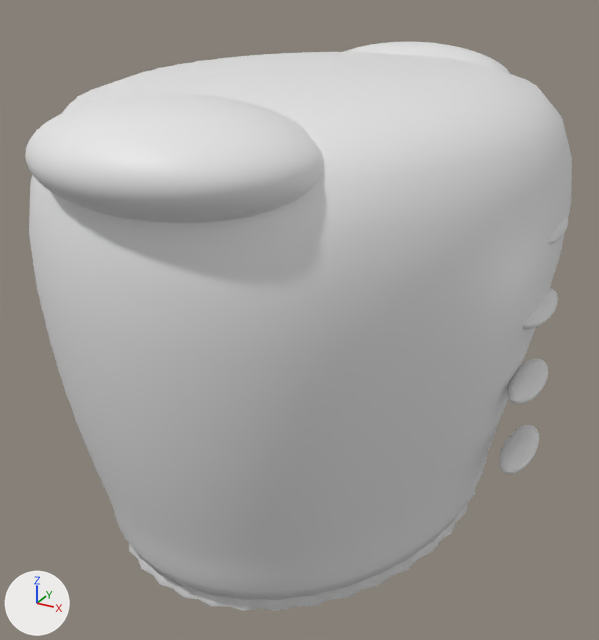
Two versions of the glTF model assets/models/armour_leather_human_heroic.glb, one commit apart.
Camera for both pictures: a camera (50 mm lens) standing at (7.69, -14.47, 31.72) and looking at (-0.02, -0.45, 24.71). Every picture has the same lights, and +X, +Y and +Z are marked at lower left. The picture after the commit comes second.

The first picture shows 'doubler', 'doubler.001', 'hem', 'jerkin', 'lace', 'lace.001', 'lace.002' and 1 more.
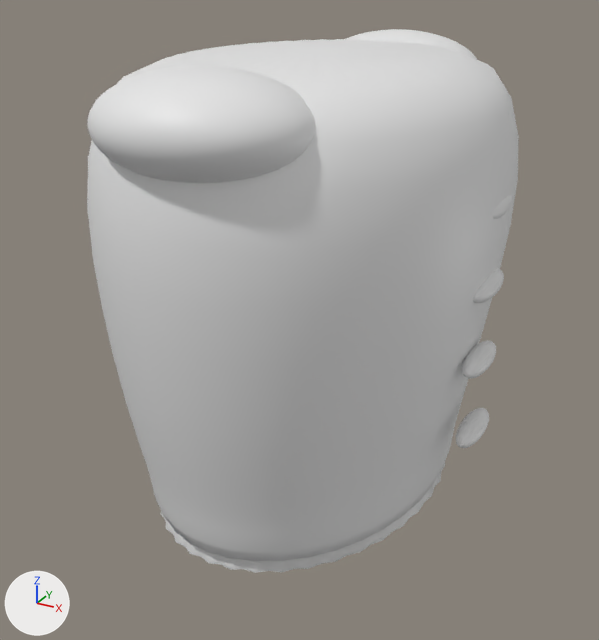
Changed parts and their boxes (x1, y1, x2, y2) in the pictures (599 x 640 px):
'jerkin', rescaled (20% narrower)
    before: (29, 52, 572, 600)
    after: (87, 39, 519, 562)
'doubler', reshaped (23% narrower, 8% shorter)
    before: (25, 94, 324, 223)
    after: (87, 65, 316, 183)
'hem', rescaled (mostly hidden)
    before: (129, 489, 475, 611)
    after: (161, 463, 445, 573)
'doubler.001', reshaped
    before: (344, 42, 510, 74)
    after: (346, 29, 477, 59)
'lace', reshaped (17% narrower, 18% shorter)
    before: (499, 425, 539, 474)
    after: (456, 408, 489, 448)
'lace.001', reshaped (17% narrower, 15% shorter)
    before: (507, 359, 548, 405)
    after: (462, 340, 496, 379)
'lace.002', reshaped (11% narrower, 14% shorter)
    before: (523, 288, 558, 329)
    after: (473, 268, 504, 303)
part 5 of me_lace, deleted
    before: (499, 425, 539, 474)
part 6 of me_lace, added
    after: (456, 408, 489, 448)
part 7 of me_lace_001, deleted
    before: (507, 359, 548, 405)
part 8 of me_lace_001, added
    after: (462, 340, 496, 379)
part 9 of me_lace_002, deleted
    before: (523, 288, 558, 329)
part 10 of me_lace_002, added
    after: (473, 268, 504, 303)

What changed in the scene script:
```text
Change me_doubler:
    used by ob_doubler; location = (0.0, 0.0, 0.0)
    remove me_doubler.from_pydata(...)  # 922 vertices, 1840 faces; spans x -2.16..2.58, y -6.52..-2.81, z 28.17..29.87
    add me_doubler.from_pydata(...)  # 922 vertices, 1840 faces; spans x -1.71..2.05, y -5.41..-2.33, z 28.47..30.2
    me_doubler part 1: 922 vertices removed from x -2.16..2.58, y -6.52..-2.81, z 28.17..29.87; 922 vertices added at x -1.71..2.05, y -5.41..-2.33, z 28.47..30.2, forming a UV sphere (40 segments, 24 rings, poles along z)
Change me_doubler_001:
    used by ob_doubler_001; location = (0.0, 0.0, 0.0)
    remove me_doubler_001.from_pydata(...)  # 922 vertices, 1840 faces; spans x -2.16..2.58, y 2.81..6.52, z 28.17..29.87
    add me_doubler_001.from_pydata(...)  # 922 vertices, 1840 faces; spans x -1.71..2.05, y 2.33..5.41, z 28.47..30.2
    me_doubler_001 part 2: 922 vertices removed from x -2.16..2.58, y 2.81..6.52, z 28.17..29.87; 922 vertices added at x -1.71..2.05, y 2.33..5.41, z 28.47..30.2, forming a UV sphere (40 segments, 24 rings, poles along z)
Change me_hem:
    used by ob_hem; location = (0.0, 0.0, 0.0)
    remove me_hem.from_pydata(...)  # 242 vertices, 480 faces; spans x -3.77..3.77, y -4.97..4.97, z 20.57..21.13
    add me_hem.from_pydata(...)  # 242 vertices, 480 faces; spans x -2.99..2.99, y -4.12..4.12, z 20.74..21.3
    me_hem part 3: the whole mesh is scaled about its middle by (0.792, 0.83, 1.02), then moved by (0.0, 0.0, 0.17)
Change me_jerkin:
    used by ob_jerkin; location = (0.0, 0.0, 0.0)
    remove me_jerkin.from_pydata(...)  # 1202 vertices, 2400 faces; spans x -4.65..4.96, y -6.12..6.12, z 20.77..29.86
    add me_jerkin.from_pydata(...)  # 1202 vertices, 2400 faces; spans x -3.68..3.93, y -5.08..5.08, z 20.93..30.19
    me_jerkin part 4: the whole mesh is scaled about its middle by (0.792, 0.83, 1.02), then moved by (-0.03, 0.0, 0.25)
Change me_lace:
    used by ob_lace; location = (0.0, 0.0, 0.0)
    remove me_lace.from_pydata(...)  # 922 vertices, 1840 faces; spans x 4.41..5.03, y -0.93..0.93, z 22.51..22.99
    add me_lace.from_pydata(...)  # 922 vertices, 1840 faces; spans x 3.49..3.98, y -0.77..0.77, z 22.71..23.19
    me_lace part 5: 922 vertices removed from x 4.41..5.03, y -0.93..0.93, z 22.51..22.99
    me_lace part 6: 922 vertices added at x 3.49..3.98, y -0.77..0.77, z 22.71..23.19, forming a UV sphere (40 segments, 24 rings, poles along z)
Change me_lace_001:
    used by ob_lace_001; location = (0.0, 0.0, 0.0)
    remove me_lace_001.from_pydata(...)  # 922 vertices, 1840 faces; spans x 4.41..5.03, y -0.93..0.93, z 24.03..24.51
    add me_lace_001.from_pydata(...)  # 922 vertices, 1840 faces; spans x 3.49..3.98, y -0.77..0.77, z 24.26..24.74
    me_lace_001 part 7: 922 vertices removed from x 4.41..5.03, y -0.93..0.93, z 24.03..24.51
    me_lace_001 part 8: 922 vertices added at x 3.49..3.98, y -0.77..0.77, z 24.26..24.74, forming a UV sphere (40 segments, 24 rings, poles along z)
Change me_lace_002:
    used by ob_lace_002; location = (0.0, 0.0, 0.0)
    remove me_lace_002.from_pydata(...)  # 922 vertices, 1840 faces; spans x 4.41..5.03, y -0.93..0.93, z 25.55..26.03
    add me_lace_002.from_pydata(...)  # 922 vertices, 1840 faces; spans x 3.49..3.98, y -0.77..0.77, z 25.81..26.29
    me_lace_002 part 9: 922 vertices removed from x 4.41..5.03, y -0.93..0.93, z 25.55..26.03
    me_lace_002 part 10: 922 vertices added at x 3.49..3.98, y -0.77..0.77, z 25.81..26.29, forming a UV sphere (40 segments, 24 rings, poles along z)
```
